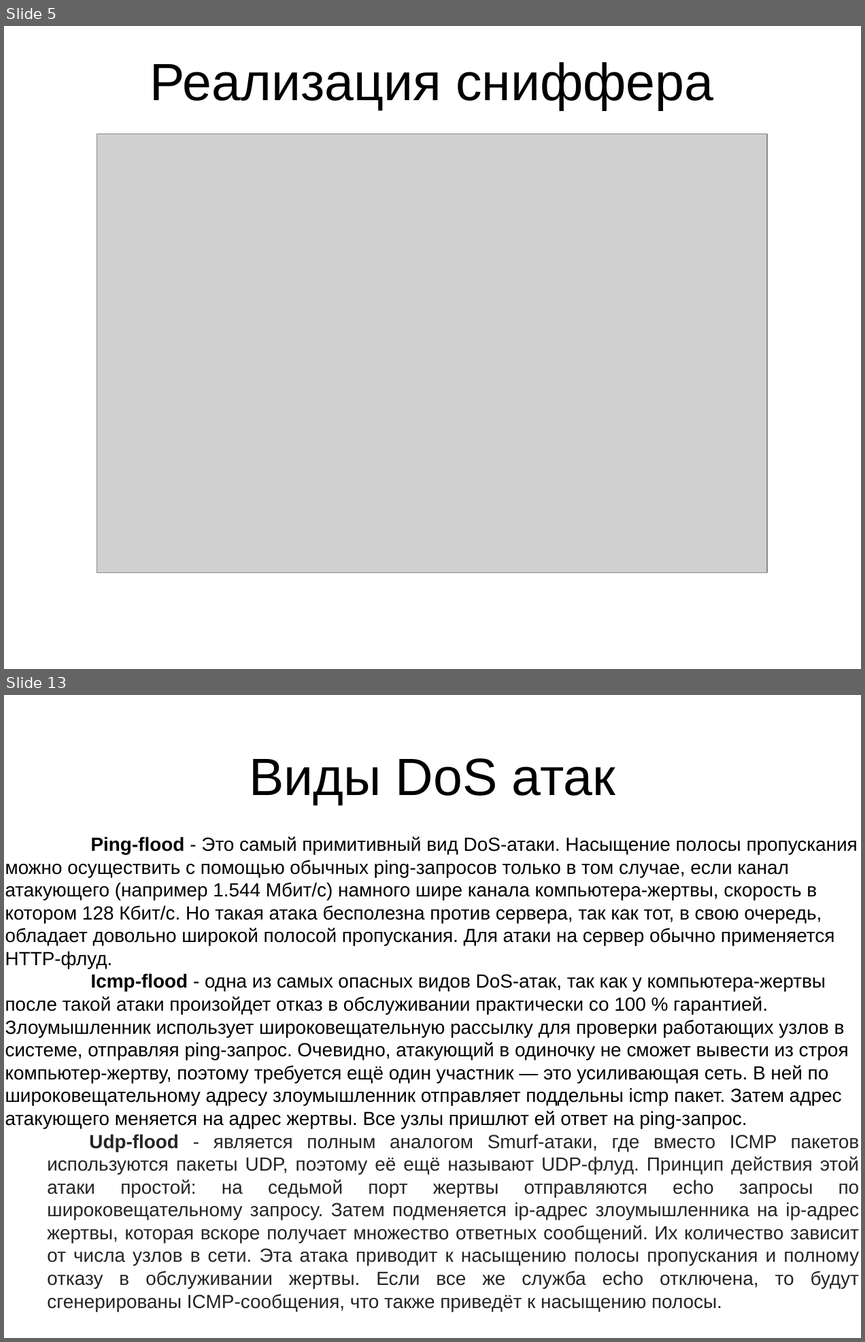
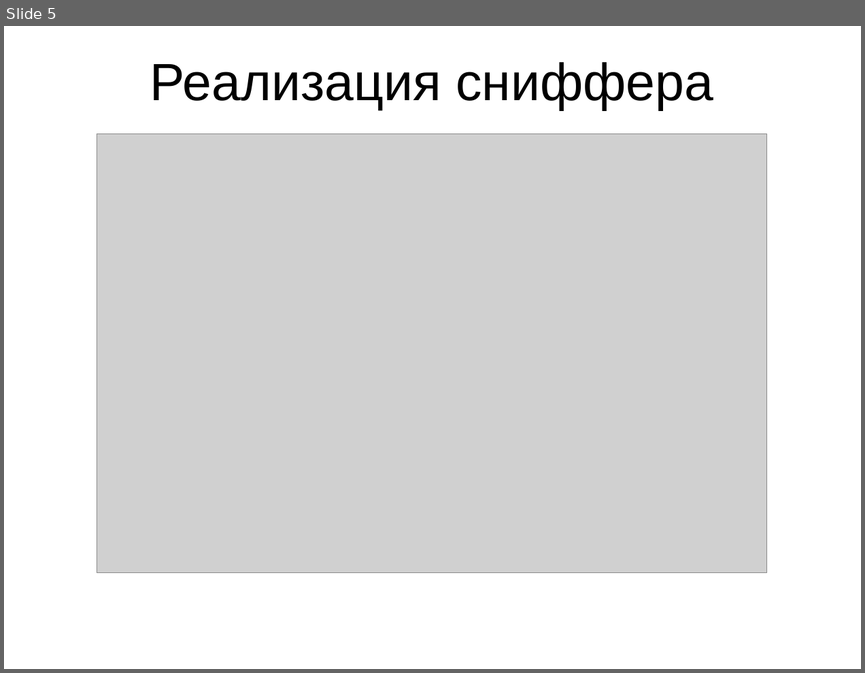
Before and after one commit to ViktorTarasenko/networkSecurityAnalyzer, a slide deck: презентация.pptx. Shown one above the other, each under a label of ours: slides 5 and 13 before the commit, slide 5 after it; the slides between them are not shown. The pictures are 865x1342 and 865x673 pixels, drawn with LibreOffice and Linux fonts; fonts in the diff are those of the drawing; grey boxes stand for pictures. Boxes give left, top, right and bottom in pixels: in the first picture for what was removed or moved away, otherwise in the second. Text is boxed around its words. In the diff, an @@ line names an element or a change of style, - is before the commit and + after.

```diff
--- a/презентация.pptx
+++ b/презентация.pptx
@@ slide 13 removed at (x1=4, y1=695, x2=861, y2=1338), background #FFFFFF @@
@@ text removed at (x1=249, y1=758, x2=615, y2=805) @@
-Виды DoS атак
@@ text removed at (x1=5, y1=836, x2=859, y2=1311) @@
-Ping-flood - Это самый примитивный вид DoS-атаки. Насыщение полосы пропускания можно осуществить с помощью обычных ping-запросов только в том случае, если канал атакующего (например 1.544 Мбит/с) намного шире канала компьютера-жертвы, скорость в котором 128 Кбит/с. Но такая атака бесполезна против сервера, так как тот, в свою очередь, обладает довольно широкой полосой пропускания. Для атаки на сервер обычно применяется HTTP-флуд.
-Icmp-flood - одна из самых опасных видов DoS-атак, так как у компьютера-жертвы после такой атаки произойдет отказ в обслуживании практически со 100 % гарантией. Злоумышленник использует широковещательную рассылку для проверки работающих узлов в системе, отправляя ping-запрос. Очевидно, атакующий в одиночку не сможет вывести из строя компьютер-жертву, поэтому требуется ещё один участник — это усиливающая сеть. В ней по широковещательному адресу злоумышленник отправляет поддельны icmp пакет. Затем адрес атакующего меняется на адрес жертвы. Все узлы пришлют ей ответ на ping-запрос.
-Udp-flood - является полным аналогом Smurf-атаки, где вместо ICMP пакетов используются пакеты UDP, поэтому её ещё называют UDP-флуд. Принцип действия этой атаки простой: на седьмой порт жертвы отправляются echo запросы по широковещательному запросу. Затем подменяется ip-адрес злоумышленника на ip-адрес жертвы, которая вскоре получает множество ответных сообщений. Их количество зависит от числа узлов в сети. Эта атака приводит к насыщению полосы пропускания и полному отказу в обслуживании жертвы. Если все же служба echo отключена, то будут сгенерированы ICMP-сообщения, что также приведёт к насыщению полосы.
```
Also in this commit, not shown: 10 slides changed, 8 slides added, 7 other slides removed, 1 other file.
